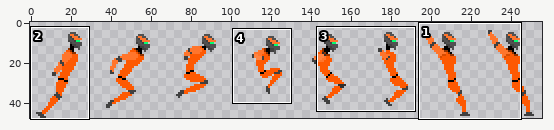
Sprite sheet: Assets/Players/JumpingOrange.png. Above: a wide view before the commit, with the close-up outlined.
Close-up. The starting point:
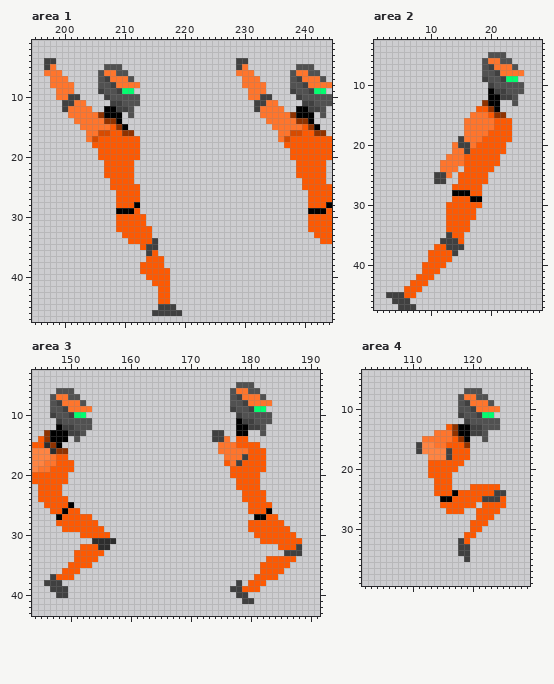
The file is 256x48 pixels. Colours within 5 levels of each other are drawn and written as one. Shown: area 1: x 195..244, y 1..47; area 2: x 1..28, y 3..47; area 3: x 144..191, y 3..43; area 4: x 102..129, y 4..39. The commit also changed other parts of the picture, which this record leaves out.
After:
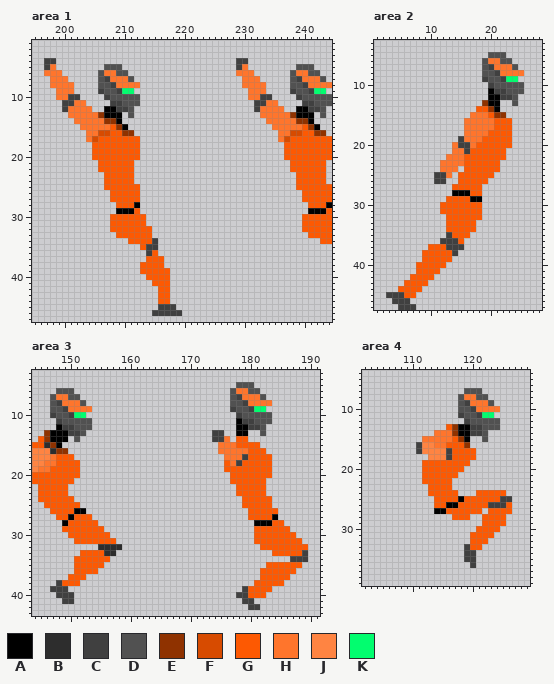
Palette (. is transparent): A #000000  B #2d2d2d  C #404040  D #515151  E #8f3200  F #d74b00  G #fd5902  H #ff752c  J #ff8442  K #02fd6f
What changed:
Changed rows in their new state; - is an unchanged pixel.
Area 1:
first column x 205:
19 G-------------------------------G----
20 G-------------------------------G----
21 -G-------------------------------G---
22 -G-------------------------------G---
24 --G-------------------------------G--
25 --G-------------------------------G--
26 ---G-------------------------------G-
27 ---G-------------------------------G-
30 ---G-------------------------------G-
31 ---G-------------------------------G-
32 ---G-------------------------------G-
33 ----G-------------------------------G
Area 2:
first column x 20:
20 ---G
22 --G-
24 -G--
25 G---
first column x 5:
29 --------G-----
30 -------G------
31 -------G-----G
32 -------------G
33 ------------G-
34 ------------G-
35 -----------G--
37 -----G--------
38 ----G---------
39 ----G---------
40 ---G----------
41 ---G----------
42 --G-----------
43 -G------------
44 G-------------
Area 3:
first column x 146:
17 ----G--------------------------------G------
18 -----G-------------------------------G------
19 -----G------------------------G------G------
20 ----GG------------------------------GG------
21 ----G--------------------------G----G-------
22 ---G--------------------------------G-------
23 ---G----------------------------G-----------
24 ----G--------------------------------G------
25 ----GG---------------------------G----------
26 ---G-AA------------------------------GG-----
27 --G-A-----------------------------GGG-A-----
28 --.A------------------------------.AAA------
29 ----------------------------------.---------
30 ----GG--------------------------------------
31 -----GGGGGGG-----------------------G--------
32 ------...--BB-----------------------GGG---GG
33 -----.----BB--------------------------GGGGGC
34 ---------GG--------------------------....CCC
35 ----.---GG--------------------------.----GG-
36 ---..-GGG-------------------------------GG--
37 -...-GG----------------------------.---GG---
38 ..-GGG--------------------------.-.--GGG----
39 -------------------------------..C--GG------
40 ----C-----------------------------GGG-------
41 ---CC---------------------------------------
42 ----------------------------------CC--------
Area 4:
first column x 112:
17 --------G------
18 --------G------
19 G------G-------
20 G-----G--------
21 G----G---------
22 GG-------------
23 -G------.....--
24 -G---G...---GG-
25 --GGG-A---GGGCC
26 --G-AA---G-CCCG
27 --AA---GG-.--GG
28 -----GGG-.--GG-
29 --------..-GGG-
30 --------.-GGG--
31 -------.-GGG---
32 ------..GGG----
33 ------.-GG-----
34 ------.-C------
35 --------C------
36 --------C------
Changed places in both close-ups, as pixel boxes (x1, y1, x2, y2):
added: (92, 148, 122, 238)
added: (284, 148, 314, 238)
added: (488, 142, 512, 178)
added: (440, 196, 482, 238)
added: (398, 244, 434, 292)
changed: (44, 454, 122, 604)
changed: (224, 454, 308, 610)
changed: (422, 448, 512, 568)
